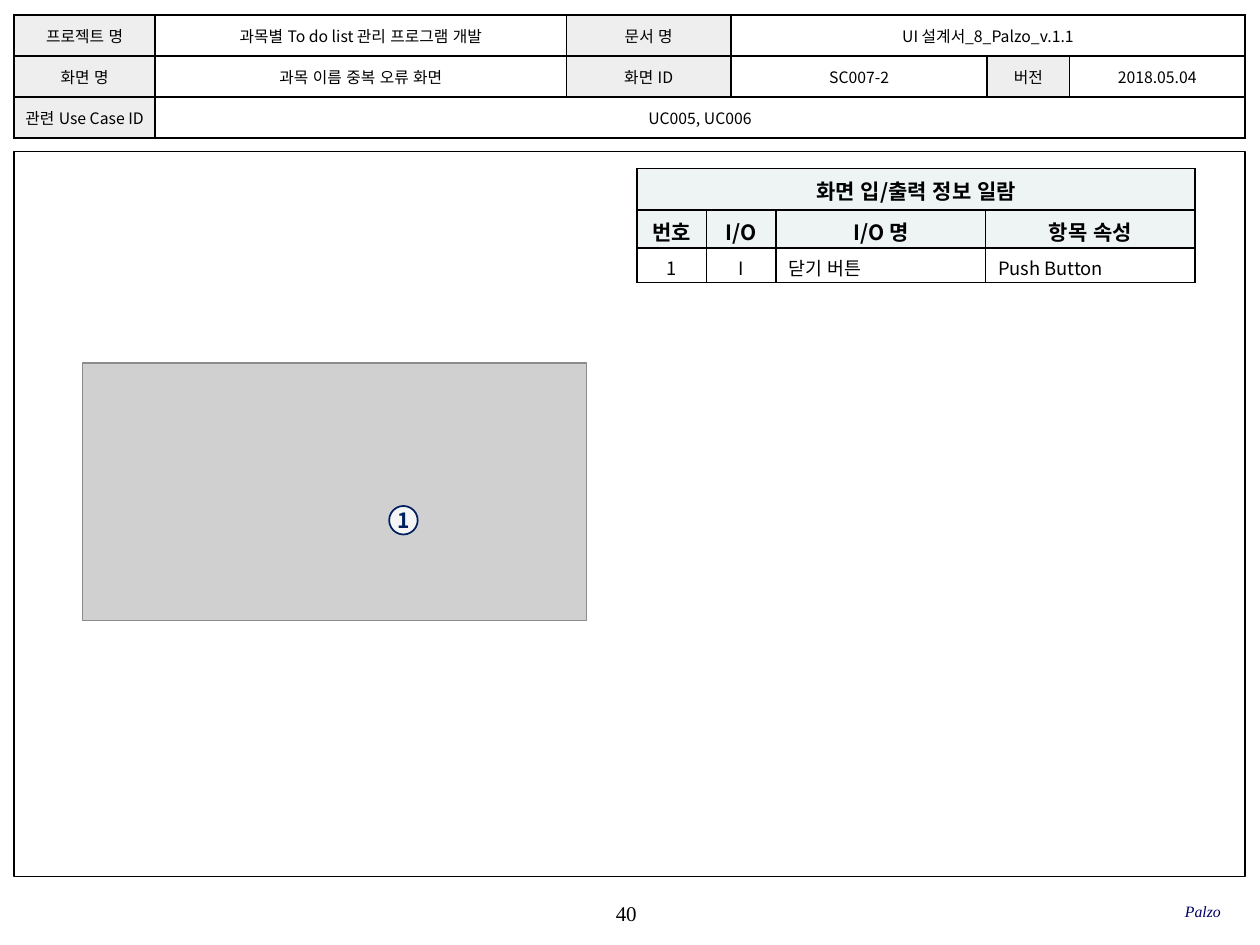
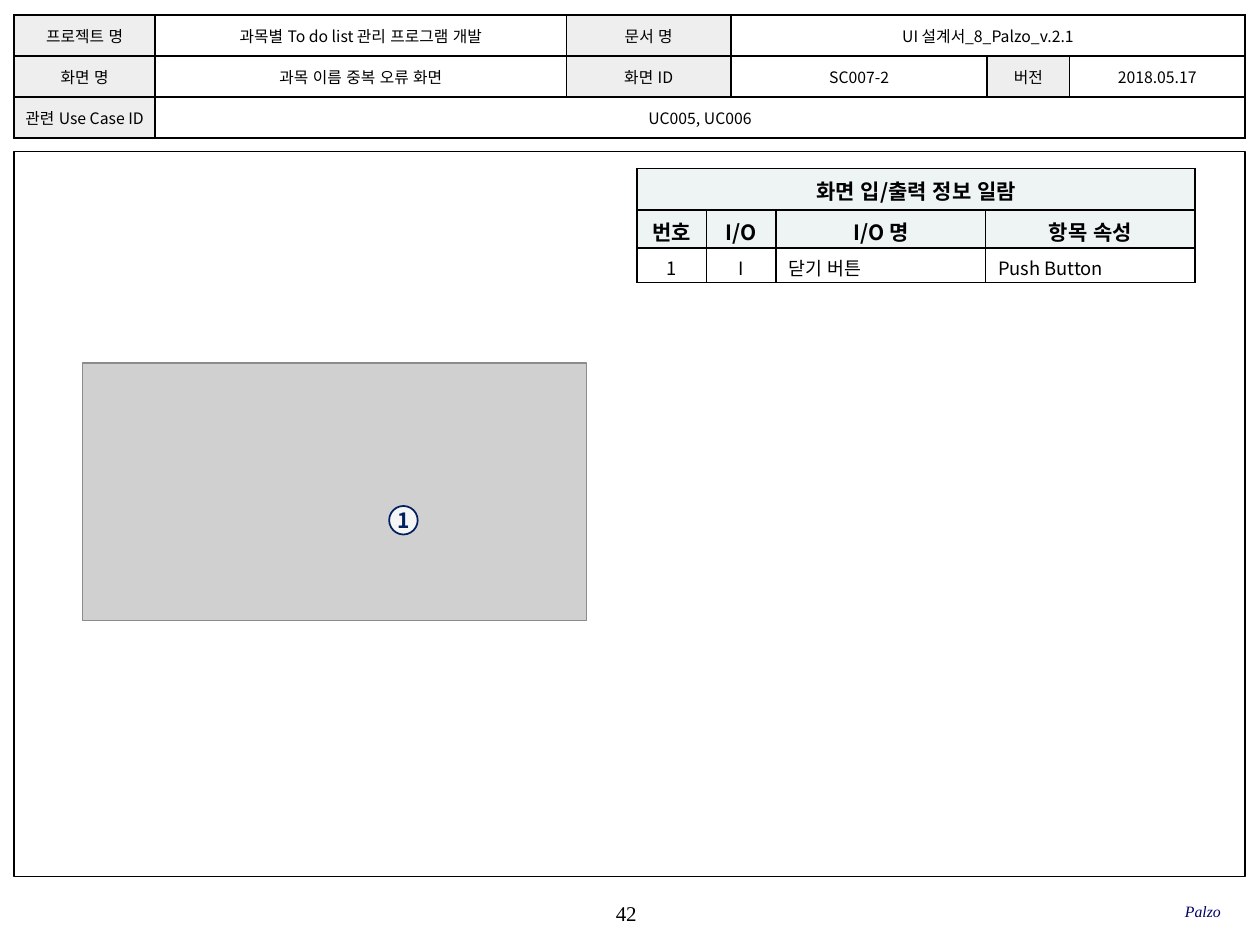
Before and after one commit to SMU-SE-Admin/18-1_8_PALZO_Doc, a slide deck: slide 42 of 03 설계/UI 설계서_8_Palzo.pptx (slide 40 before the commit). Drawn at 1260x945 pixels with LibreOffice and Linux fonts; fonts in the diff are those of the drawing; grey boxes stand for pictures; background and template pictures are left out. Boxes give left, top, right and bottom in pixels: in the first picture for what was removed or moved away, otherwise in the second. Text is boxed around its words. In the diff, an @@ line names an element or a change of style, - is before the commit and + after.

Commit message:
#1102 UI 설계서 작성
안내 화면 추가

```diff
--- a/03 설계/UI 설계서_8_Palzo.pptx
+++ b/03 설계/UI 설계서_8_Palzo.pptx
@@ table at [14, 15, 1244, 139] @@
-row 1, column 4: UI 설계서_8_Palzo_v.1.1
+row 1, column 4: UI 설계서_8_Palzo_v.2.1
-row 2, column 6: 2018.05.04
+row 2, column 6: 2018.05.17
@@ page number at [616, 907, 637, 921]: text changed @@
-40
+42
```
Also in this commit, not shown: 38 other slides changed, 2 slides added.
